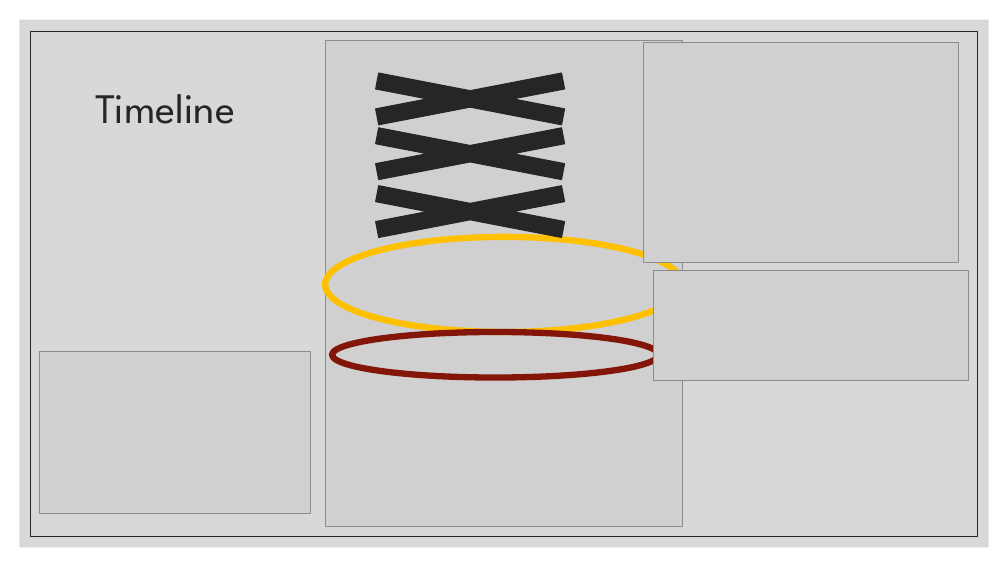
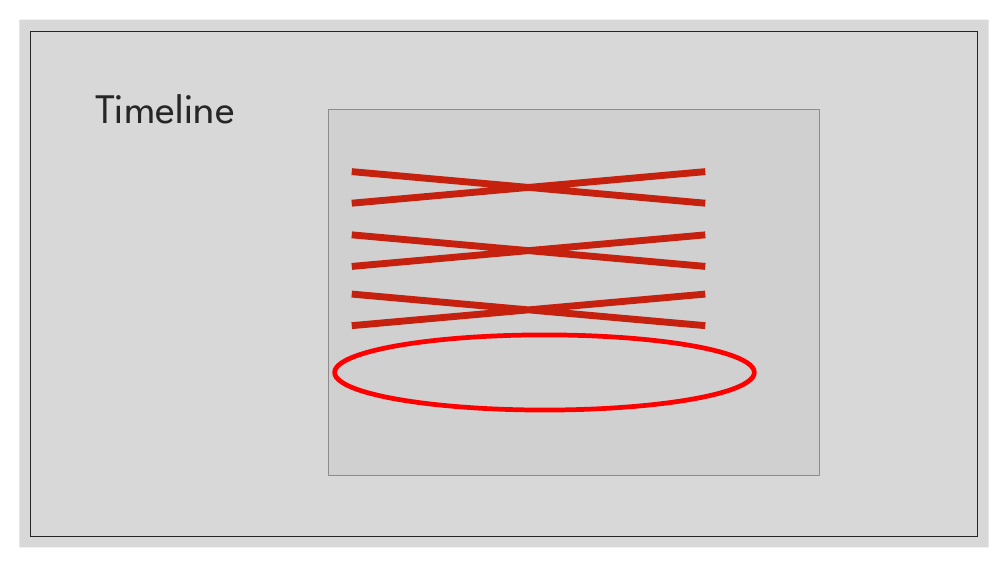
Before and after one commit to Falmouth-Games-Academy/COMP2x0-workshop-slides, a slide deck: slide 2 of COMP2x0-portfolio-workshop-07.pptx. Drawn at 1008x567 pixels with LibreOffice and Linux fonts; fonts in the diff are those of the drawing; grey boxes stand for pictures. Boxes give left, top, right and bottom in pixels: in the first picture for what was removed or moved away, otherwise in the second. Text is boxed around its words. In the diff, an @@ line names an element or a change of style, - is before the commit and + after.

```diff
--- a/COMP2x0-portfolio-workshop-07.pptx
+++ b/COMP2x0-portfolio-workshop-07.pptx
@@ picture removed at bbox=[644, 42, 960, 262] @@
@@ cross removed at bbox=[291, 64, 649, 133] @@
@@ cross removed at bbox=[291, 119, 649, 188] @@
@@ picture: place and size @@
-picture at bbox=[325, 41, 683, 526]
+picture at bbox=[329, 110, 820, 476]
@@ cross added at bbox=[188, 157, 869, 218], fill #C6210E @@
@@ cross removed at bbox=[291, 177, 649, 246] @@
@@ cross added at bbox=[188, 220, 869, 281], fill #C6210E @@
@@ ellipse removed at bbox=[325, 237, 683, 332] @@
@@ cross added at bbox=[188, 280, 869, 340], fill #C6210E @@
@@ picture removed at bbox=[654, 271, 969, 380] @@
@@ picture removed at bbox=[39, 352, 311, 514] @@
@@ ellipse: place and size @@
-ellipse at bbox=[332, 332, 659, 377]
+ellipse at bbox=[335, 335, 755, 410]
@@ ellipse at bbox=[335, 335, 755, 410]: outline #841609 6 pt to #FF0000 4.5 pt @@
```
Also in this commit, not shown: 1 other slide changed, 3 slides added, 2 other files.
